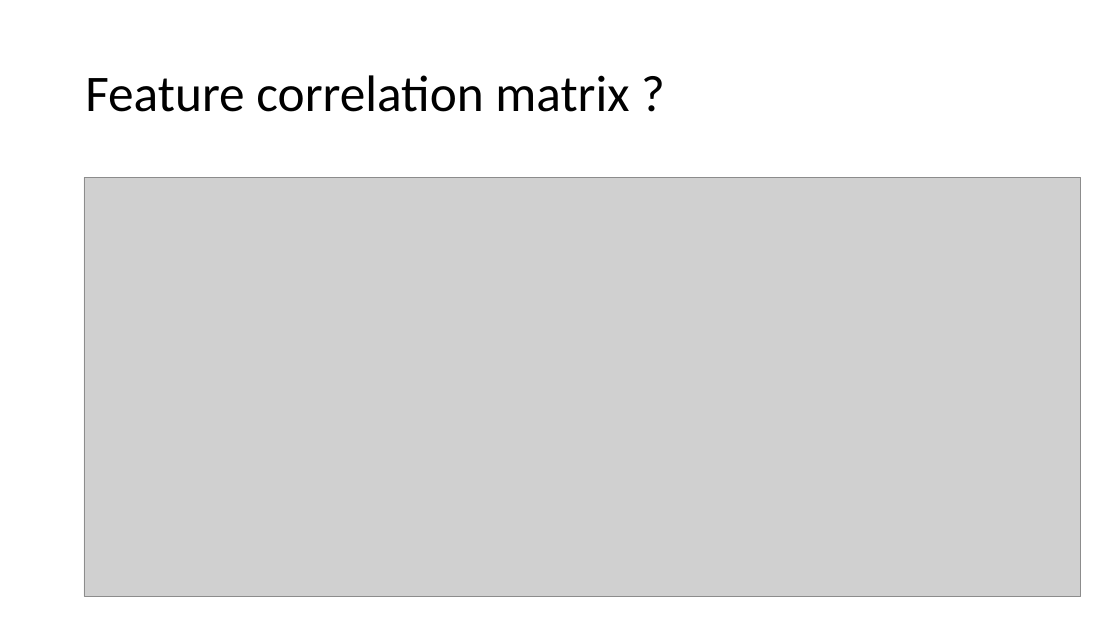
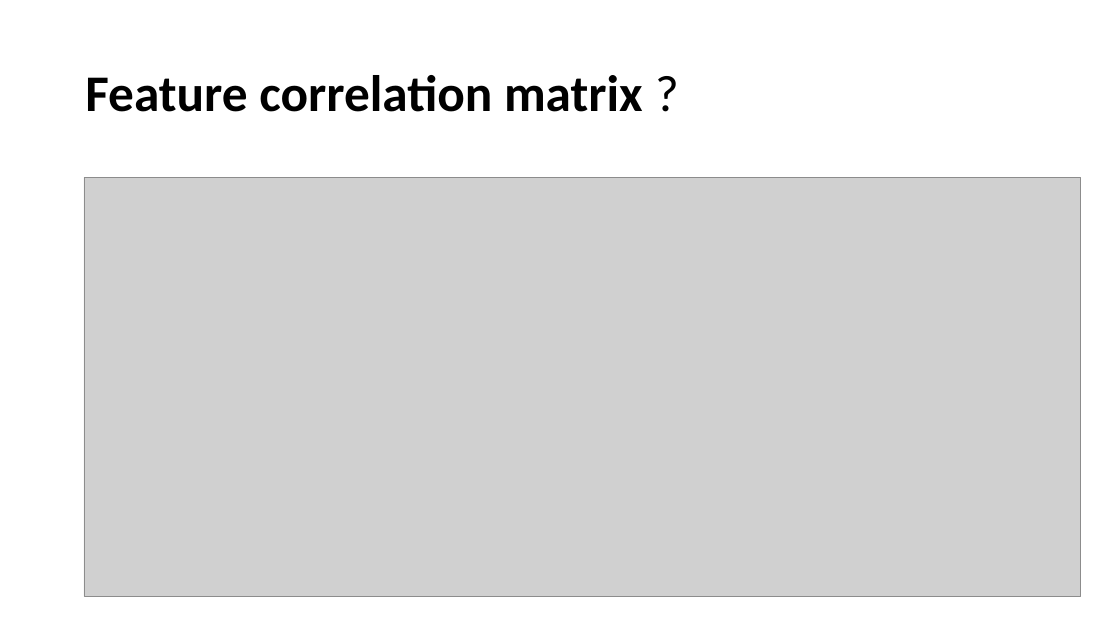
Before and after one commit to Anacriel/plant_seed_classification, a slide deck: slide 9 of reports/paper/word_version/Jakovlev_Presentation_TELECCON_2019.pptx. Drawn at 1120x630 pixels with LibreOffice and Linux fonts; fonts in the diff are those of the drawing; grey boxes stand for pictures. Boxes give left, top, right and bottom in pixels: in the first picture for what was removed or moved away, otherwise in the second. Text is boxed around its words. In the diff, an @@ line names an element or a change of style, - is before the commit and + after.

```diff
--- a/reports/paper/word_version/Jakovlev_Presentation_TELECCON_2019.pptx
+++ b/reports/paper/word_version/Jakovlev_Presentation_TELECCON_2019.pptx
@@ title "Feature correlation matrix ?" at bbox=[85, 75, 643, 112]: bold on @@
```
Also in this commit, not shown: 5 other slides changed.
